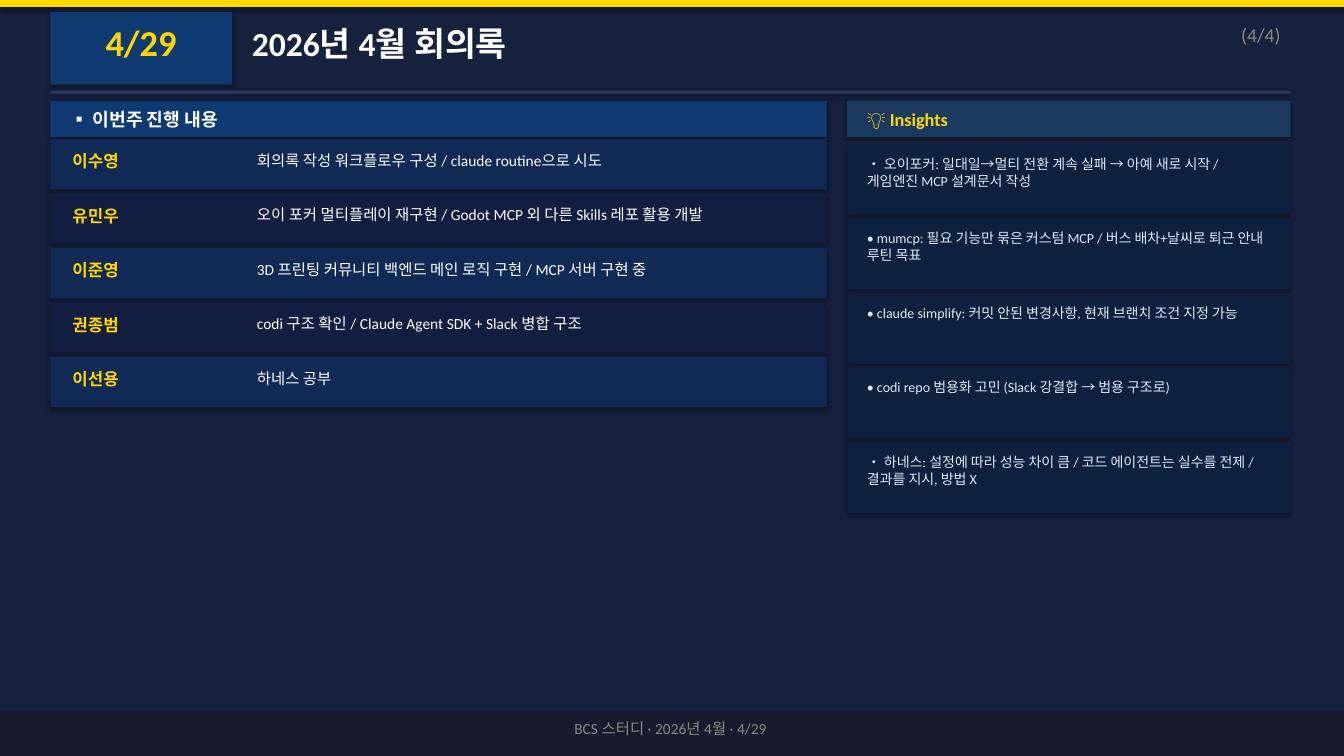
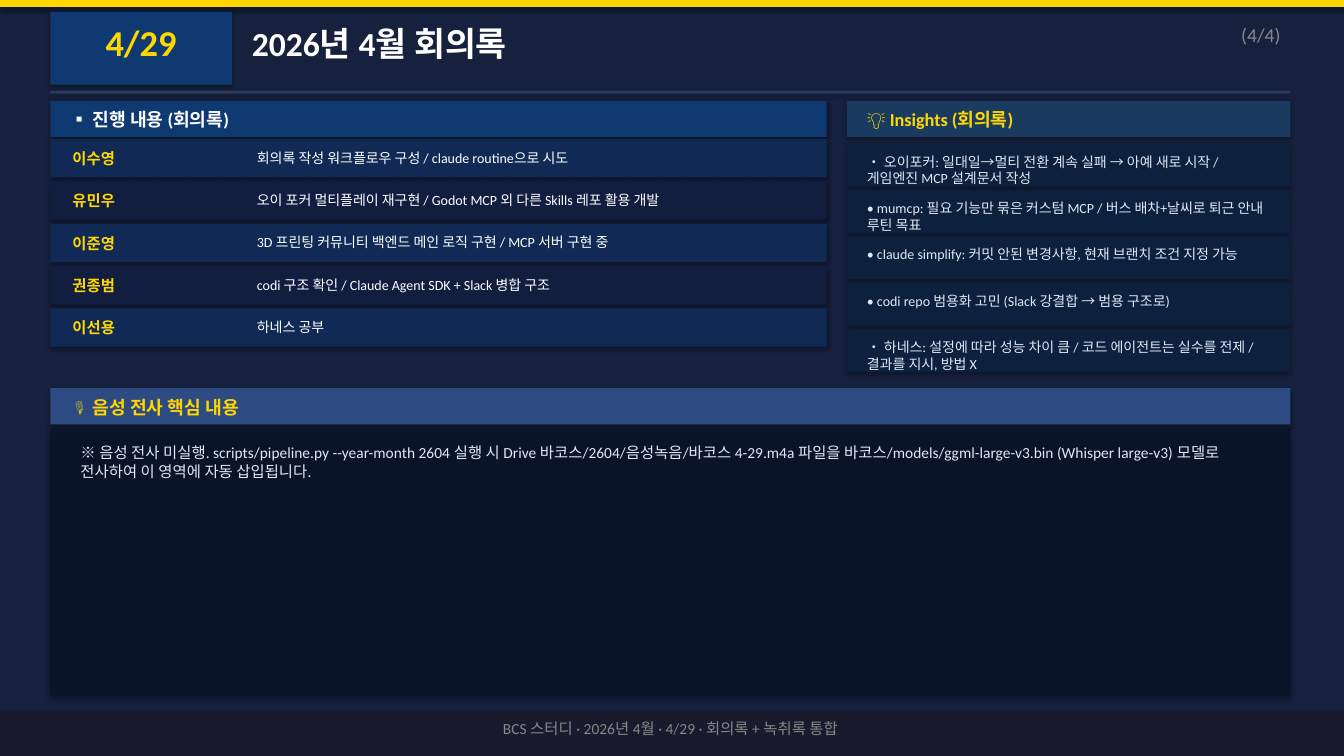
Before and after one commit to SooyoungLee95/BCS-Study-Meeting-Notes, a slide deck: slide 6 of 2604/바코스_스터디_2604.pptx. Drawn at 1344x756 pixels with LibreOffice and Linux fonts; fonts in the diff are those of the drawing. Boxes give left, top, right and bottom in pixels: in the first picture for what was removed or moved away, otherwise in the second. Text is boxed around its words. In the diff, an @@ line names an element or a change of style, - is before the commit and + after.

```diff
--- a/2604/바코스_스터디_2604.pptx
+++ b/2604/바코스_스터디_2604.pptx
@@ text at (93,110,229,129): text changed @@
-▪ 이번주 진행 내용
+▪ 진행 내용 (회의록)
@@ text at (890,110,1014,129): text changed @@
-💡 Insights
+💡 Insights (회의록)
@@ rectangle: place and size @@
-rectangle at (50,139,827,190)
+rectangle at (50,139,827,177)
@@ rectangle: place and size @@
-rectangle at (847,144,1291,215)
+rectangle at (847,144,1291,187)
@@ rectangle: place and size @@
-rectangle at (50,194,827,244)
+rectangle at (50,181,827,220)
@@ text "유민우": place and size @@
-text "유민우" at (72,208,118,224)
+text "유민우" at (72,193,115,208)
@@ text "오이 포커 멀티플레이 재구현 / ...": place and size @@
-text "오이 포커 멀티플레이 재구현 / ..." at (257,207,702,222)
+text "오이 포커 멀티플레이 재구현 / ..." at (257,193,660,206)
@@ rectangle: place and size @@
-rectangle at (847,219,1291,289)
+rectangle at (847,191,1291,233)
@@ text "• mumcp: 필요 기능만 묶은 ...": place and size @@
-text "• mumcp: 필요 기능만 묶은 ..." at (867,231,1264,261)
+text "• mumcp: 필요 기능만 묶은 ..." at (867,201,1264,231)
@@ rectangle: place and size @@
-rectangle at (50,248,827,298)
+rectangle at (50,224,827,262)
@@ text "이준영": place and size @@
-text "이준영" at (72,262,118,278)
+text "이준영" at (72,236,115,251)
@@ text "3D 프린팅 커뮤니티 백엔드 메인 ...": place and size @@
-text "3D 프린팅 커뮤니티 백엔드 메인 ..." at (257,262,646,277)
+text "3D 프린팅 커뮤니티 백엔드 메인 ..." at (257,235,609,248)
@@ rectangle: place and size @@
-rectangle at (847,293,1291,364)
+rectangle at (847,237,1291,279)
@@ rectangle: place and size @@
-rectangle at (50,302,827,353)
+rectangle at (50,266,827,304)
@@ text "• claude simplify: 커밋 안된 ...": place and size @@
-text "• claude simplify: 커밋 안된 ..." at (877,306,1238,321)
+text "• claude simplify: 커밋 안된 ..." at (877,247,1238,262)
@@ text "권종범": place and size @@
-text "권종범" at (72,317,118,333)
+text "권종범" at (72,278,115,293)
@@ text "codi 구조 확인 / Claude ...": place and size @@
-text "codi 구조 확인 / Claude ..." at (257,316,581,332)
+text "codi 구조 확인 / Claude ..." at (257,278,550,293)
@@ rectangle: place and size @@
-rectangle at (847,368,1291,439)
+rectangle at (847,283,1291,326)
@@ text "• codi repo 범용화 고민 ...": place and size @@
-text "• codi repo 범용화 고민 ..." at (877,380,1170,395)
+text "• codi repo 범용화 고민 ..." at (877,294,1170,309)
@@ rectangle: place and size @@
-rectangle at (50,357,827,407)
+rectangle at (50,309,827,347)
@@ size 12 to 11 pt in 5 elements at (72,151,115,166), (72,193,115,208), (72,236,115,251), (72,278,115,293), (72,320,115,335) @@
@@ text "이선용": place and size @@
-text "이선용" at (72,371,118,387)
+text "이선용" at (72,320,115,335)
@@ size 11 to 10 pt in 5 elements at (257,151,569,164), (257,193,660,206), (257,235,609,248), (257,278,550,293), (257,320,325,333) @@
@@ text "하네스 공부": place and size @@
-text "하네스 공부" at (257,371,331,386)
+text "하네스 공부" at (257,320,325,333)
@@ rectangle: place and size @@
-rectangle at (847,443,1291,513)
+rectangle at (847,330,1291,372)
@@ text "• 하네스: 설정에 따라 성능 ...": place and size @@
-text "• 하네스: 설정에 따라 성능 ..." at (867,455,1246,486)
+text "• 하네스: 설정에 따라 성능 ..." at (867,340,1246,371)
@@ rectangle added at (50,388,1291,424), fill #2D4A82 @@
@@ text added at (93,398,238,416), 13 pt, text #FFD700, bold @@
+🎙 음성 전사 핵심 내용
@@ rectangle added at (50,429,1291,696), fill #0A1428 @@
@@ text added at (80,445,1220,479), 11 pt, text #E0E8F5 @@
+※ 음성 전사 미실행. scripts/pipeline.py --year-month 2604 실행 시 Drive 바코스/2604/음성녹음/바코스 4-29.m4a 파일을 바코스/models/ggml-large-v3.bin (Whisper large-v3) 모델로 전사하여 이 영역에 자동 삽입됩니다.
@@ text at (503,721,837,735): text changed @@
-BCS 스터디 · 2026년 4월 · 4/29
+BCS 스터디 · 2026년 4월 · 4/29 · 회의록 + 녹취록 통합
```
Also in this commit, not shown: 3 other slides changed, 1 slide removed, 1 other file.
